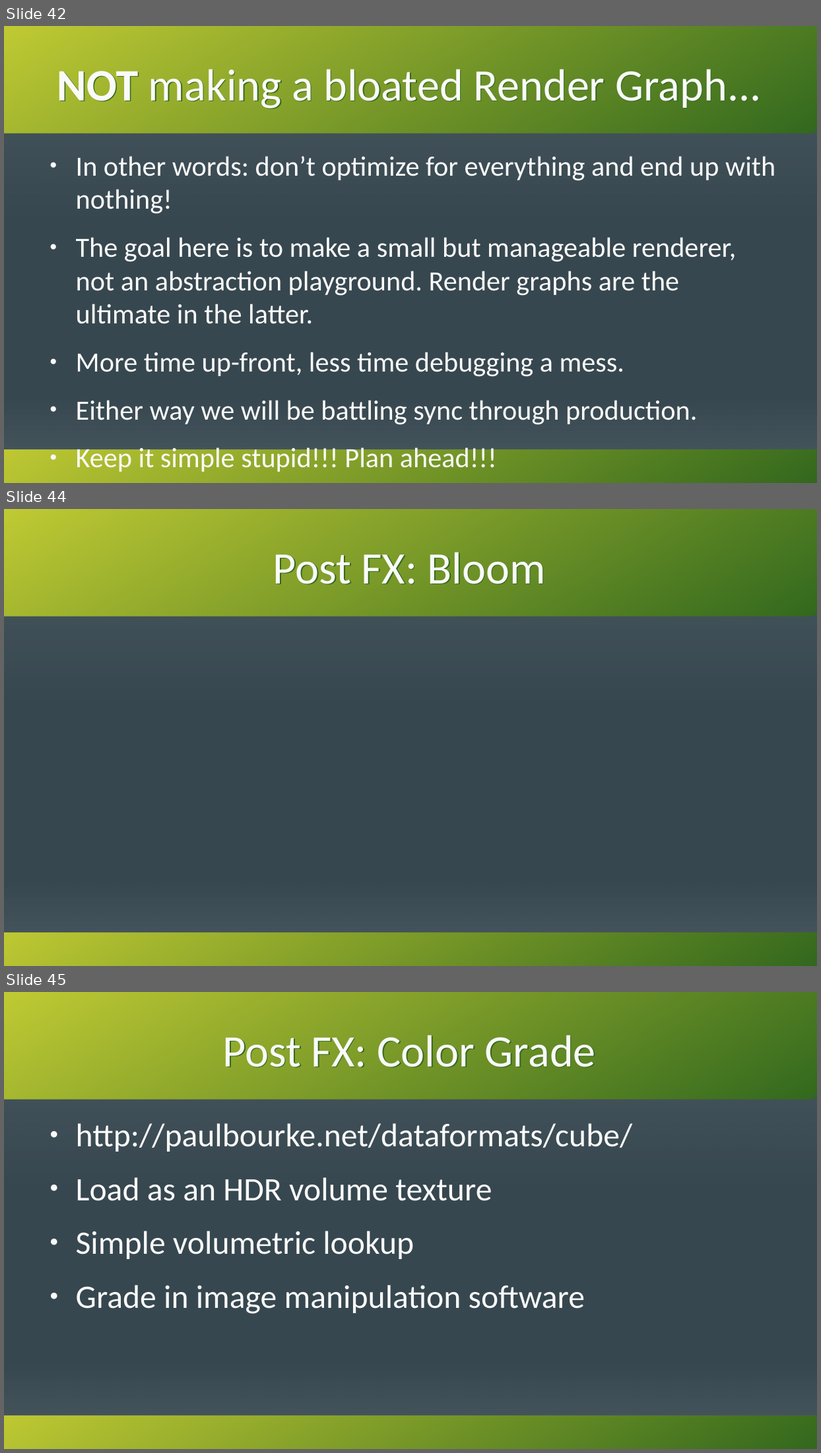
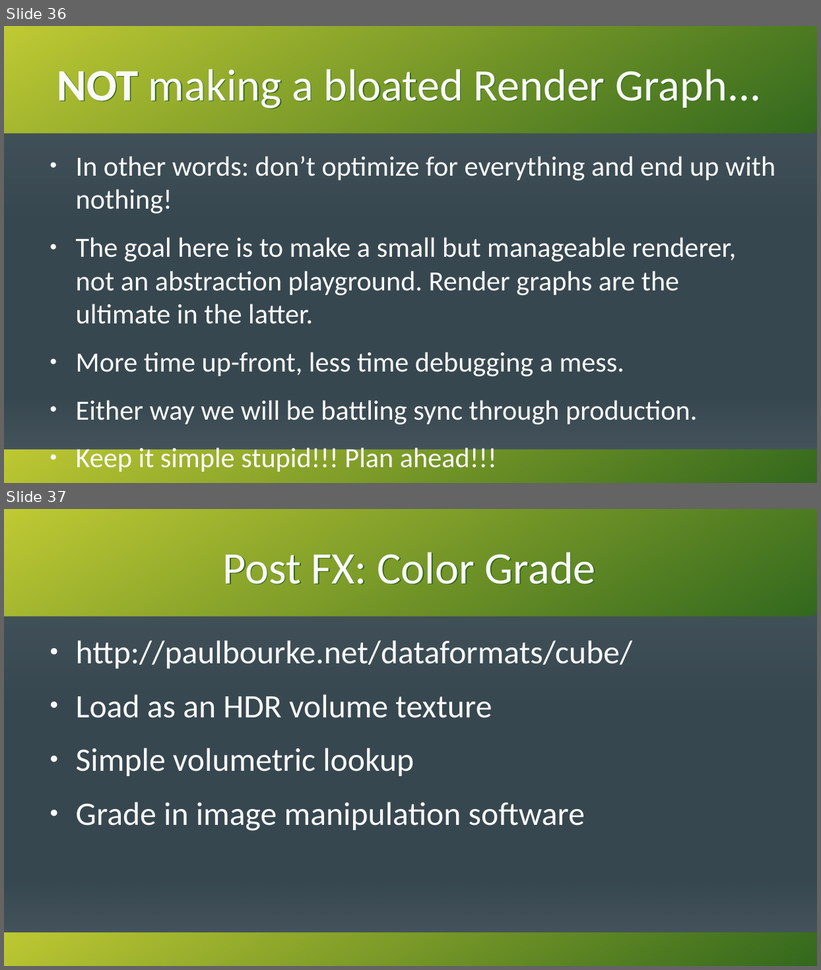
Before and after one commit to KenzieMac130/CitrusToolbox, a slide deck: docs/MovingToGpuDrivenRendering.odp. Shown one above the other, each under a label of ours: slides 42, 44 and 45 before the commit, slides 36 and 37 after it; the slides between them are not shown. The pictures are 821x1453 and 821x970 pixels, drawn with LibreOffice and Linux fonts; fonts in the diff are those of the drawing. Boxes give left, top, right and bottom in pixels: in the first picture for what was removed or moved away, otherwise in the second. Text is boxed around its words. In the diff, an @@ line names an element or a change of style, - is before the commit and + after.

```diff
--- a/docs/MovingToGpuDrivenRendering.odp
+++ b/docs/MovingToGpuDrivenRendering.odp
@@ slide 44 removed at [4,509,817,966], background #37474F; not listed: 4 template elements that a slide beside it also shows @@
@@ title removed at [273,552,546,585] @@
-Post FX: Bloom
@@ what was slide 42 is now slide 36 @@
@@ what was slide 45 is now slide 37 @@
```
Also in this commit, not shown: 2 slides changed, 9 other slides removed.
